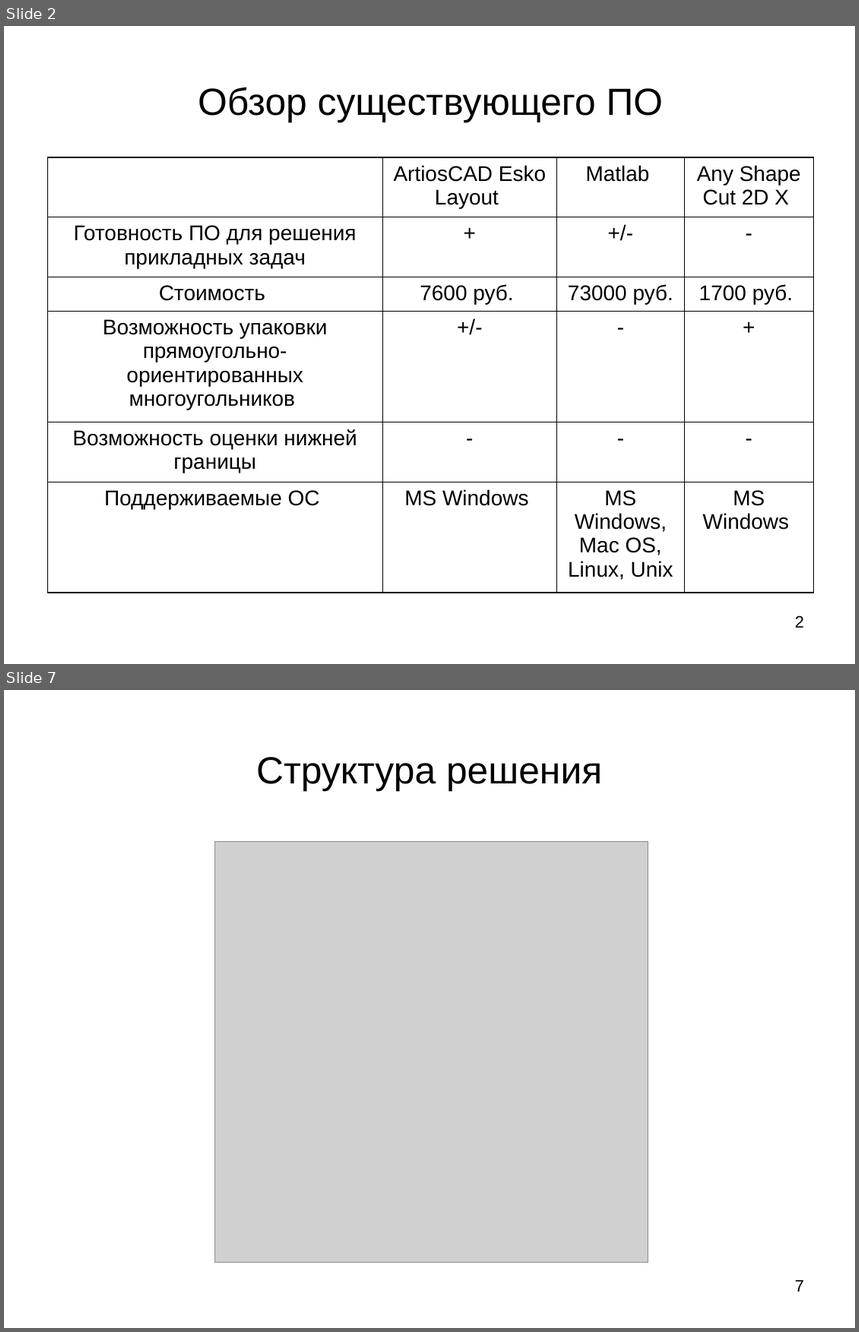
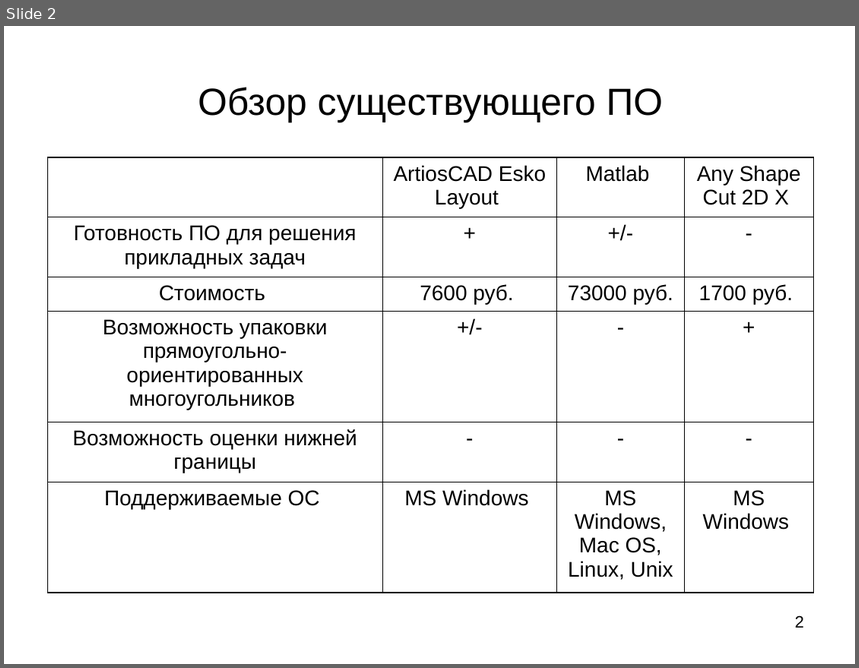
Before and after one commit to zingibertram/thesis-dissertation, a slide deck: Отчёт/Презентация.ppt. Shown one above the other, each under a label of ours: slides 2 and 7 before the commit, slide 2 after it; the slides between them are not shown. The pictures are 859x1332 and 859x668 pixels, drawn with LibreOffice and Linux fonts; fonts in the diff are those of the drawing; grey boxes stand for pictures. Boxes give left, top, right and bottom in pixels: in the first picture for what was removed or moved away, otherwise in the second. Text is boxed around its words. In the diff, an @@ line names an element or a change of style, - is before the commit and + after.

```diff
--- a/Отчёт/Презентация.ppt
+++ b/Отчёт/Презентация.ppt
@@ slide 7 removed at [4, 690, 855, 1328], background #FFFFFF @@
@@ title removed at [256, 757, 602, 791] @@
-Структура решения
@@ picture removed at [215, 841, 648, 1263] @@
@@ page number removed at [795, 1281, 804, 1292] @@
-7
```
Also in this commit, not shown: 6 slides changed, 5 slides added, 4 other slides removed, 7 other files.
